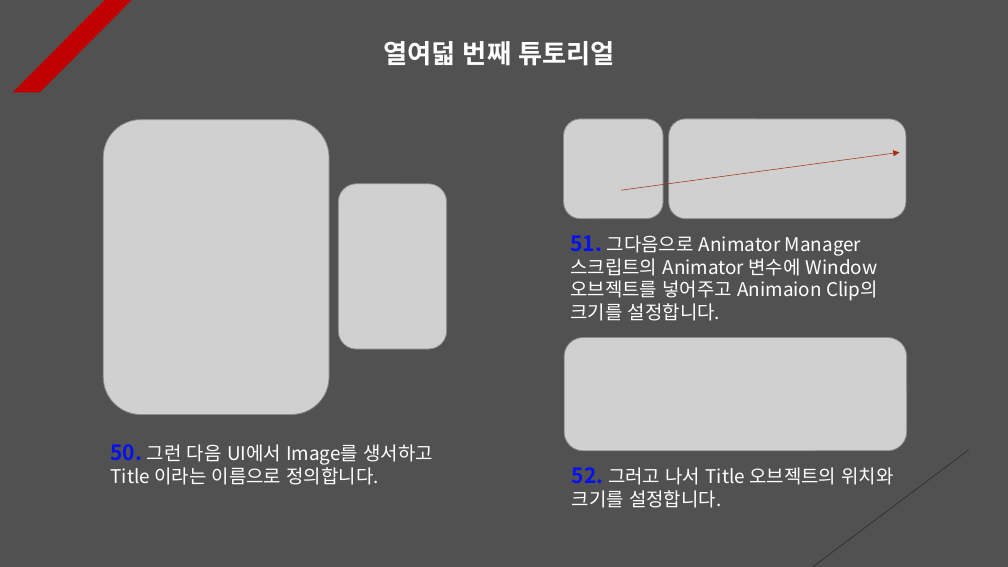
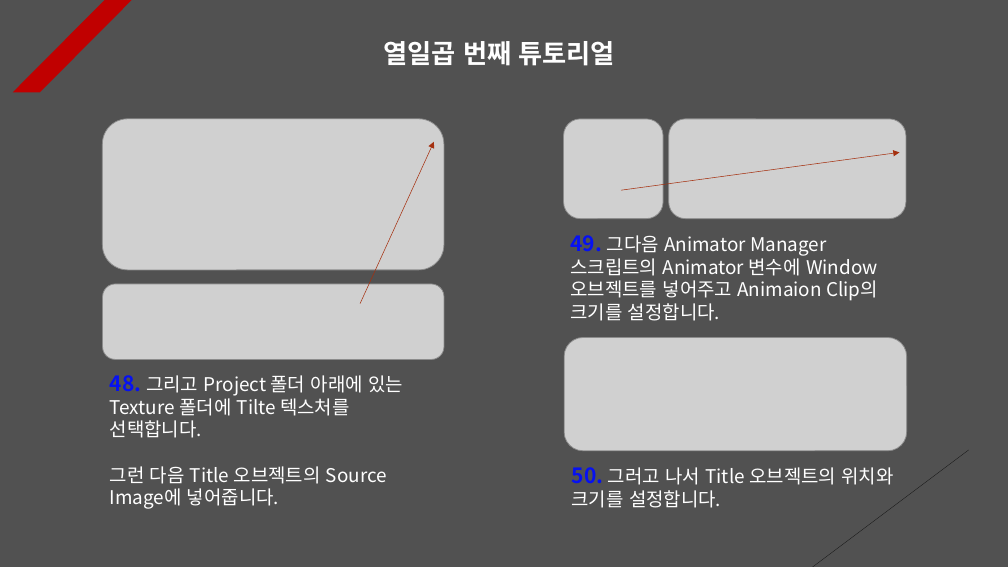
Before and after one commit to Unity2033/3D-UnityEngine, a slide deck: slide 17 of Assets/Animation/PPT Data/Animation Example.pptx (slide 18 before the commit). Drawn at 1008x567 pixels with LibreOffice and Linux fonts; fonts in the diff are those of the drawing; grey boxes stand for pictures. Boxes give left, top, right and bottom in pixels: in the first picture for what was removed or moved away, otherwise in the second. Text is boxed around its words. In the diff, an @@ line names an element or a change of style, - is before the commit and + after.

```diff
--- a/Assets/Animation/PPT Data/Animation Example.pptx
+++ b/Assets/Animation/PPT Data/Animation Example.pptx
@@ text at box(383, 41, 615, 66): text changed @@
-열여덟 번째 튜토리얼
+열일곱 번째 튜토리얼
@@ picture added at box(102, 119, 444, 270) @@
@@ picture removed at box(104, 119, 330, 414) @@
@@ arrow added from (360, 304) to (434, 142), #A5300F 0.5 pt dashed @@
@@ picture removed at box(338, 184, 446, 349) @@
@@ text at box(570, 235, 878, 321): text changed @@
-51. 그다음으로 Animator Manager 스크립트의 Animator 변수에 Window 오브젝트를 넣어주고 Animaion Clip의 크기를 설정합니다.
+49. 그다음 Animator Manager 스크립트의 Animator 변수에 Window 오브젝트를 넣어주고 Animaion Clip의 크기를 설정합니다.
@@ picture added at box(103, 284, 445, 360) @@
@@ text added at box(110, 375, 403, 509), 18 pt, text #FFFFFF @@
+48. 그리고 Project 폴더 아래에 있는 Texture 폴더에 Tilte 텍스처를 선택합니다.
+그런 다음 Title 오브젝트의 Source Image에 넣어줍니다.
@@ text removed at box(111, 444, 433, 485) @@
-50. 그런 다음 UI에서 Image를 생서하고 Title 이라는 이름으로 정의합니다.
@@ text at box(572, 467, 893, 508): text changed @@
-52. 그러고 나서 Title 오브젝트의 위치와 크기를 설정합니다.
+50. 그러고 나서 Title 오브젝트의 위치와 크기를 설정합니다.
```
Also in this commit, not shown: 17 other slides changed, 1 slide removed, 52 other files.
